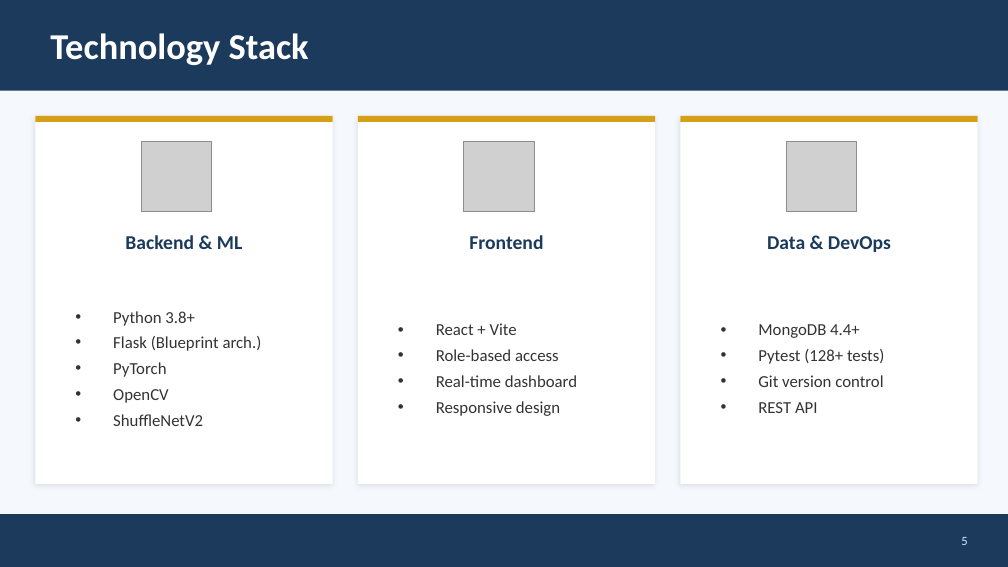
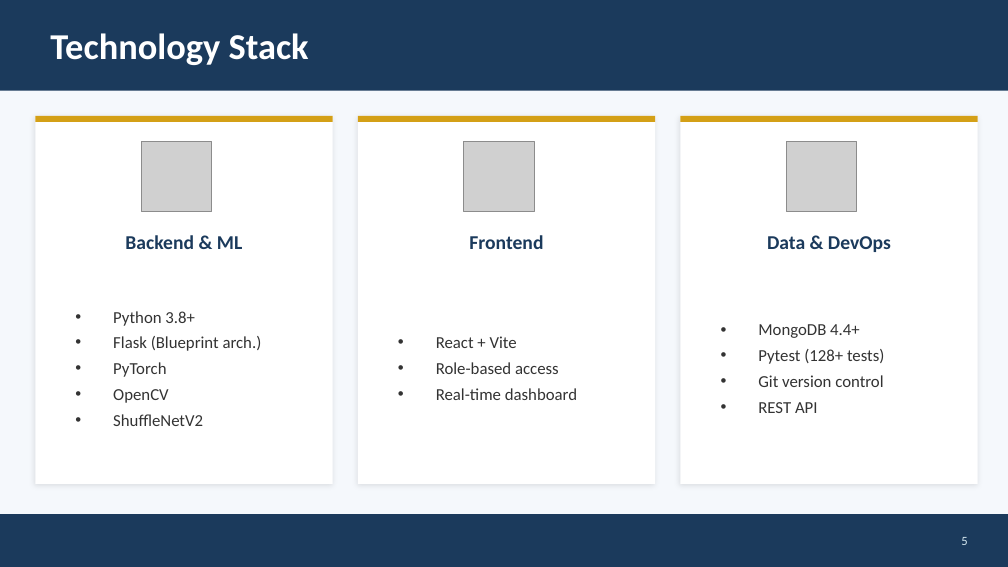
Before and after one commit to Drorh473/fruit_grading, a slide deck: slide 5 of Project book & presentation/Fruit_Grading_Presentation.pptx. Drawn at 1008x567 pixels with LibreOffice and Linux fonts; fonts in the diff are those of the drawing; grey boxes stand for pictures. Boxes give left, top, right and bottom in pixels: in the first picture for what was removed or moved away, otherwise in the second. Text is boxed around its words. In the diff, an @@ line names an element or a change of style, - is before the commit and + after.

```diff
--- a/Project book & presentation/Fruit_Grading_Presentation.pptx
+++ b/Project book & presentation/Fruit_Grading_Presentation.pptx
@@ text at (436,401,560,416): paragraph removed @@
-• Responsive design
```
Also in this commit, not shown: 1 other slide changed.
